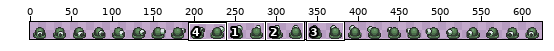
Two versions of one sprite sheet, data/sprites/enemies/beamos.png. Above: a wide view before the commit, with the close-up outlined.
Close-up. First the earlier version:
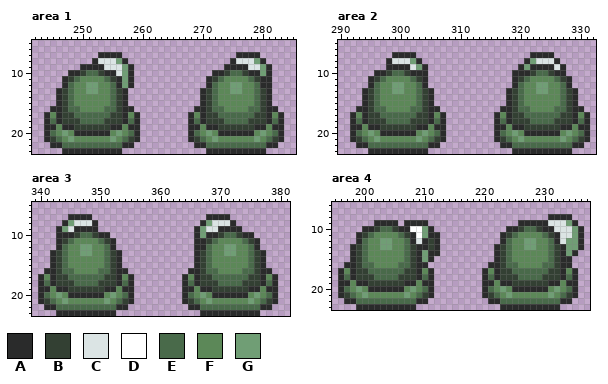
The file is 624x24 pixels. Shown: area 1: x 242..285, y 5..23; area 2: x 290..332, y 5..23; area 3: x 339..381, y 5..23; area 4: x 195..237, y 6..23. The wide view leaves out empty margins. The commit also changed other parts of the picture, which this record leaves out.
Palette (. is transparent): A #2a2b2b  B #334033  C #dbe4e4  D #ffffff  E #496a4a  F #5c8858  G #709e75
After:
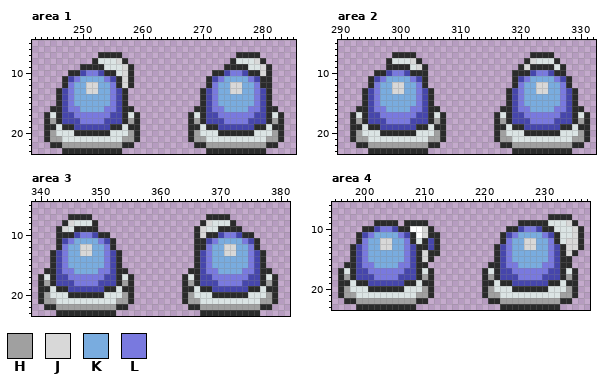
Colours new in this view: H #a0a0a0  J #d8d8d8  K #79acdf  L #7979df
From old to new:
colour B: #334033 -> #4646ac
Area 1:
y 8: x 256 G -> J; x 279 G -> J
y 9: x 257 G -> J; x 280 G -> J
y 10: x 251..252 EE -> LL; x 257 G -> J; x 275..276 EE -> LL; x 280 G -> J
y 11: x 249..254 EFFFFE -> LKKKKL; x 257 G -> J; x 273..278 EFFFFE -> LKKKKL
y 12: x 248..255 EFFGGFFE -> LKKJJKKL; x 257 G -> J; x 272..279 EFFGGFFE -> LKKJJKKL
y 13: x 248..255 EFFGGFFE -> LKKJJKKL; x 272..279 EFFGGFFE -> LKKJJKKL
y 14..15: x 248..255 EFFFFFFE -> LKKKKKKL; x 272..279 EFFFFFFE -> LKKKKKKL
y 16: x 248..255 EEFFFFEE -> LLKKKKLL; x 272..279 EEFFFFEE -> LLKKKKLL
y 17: x 245 F -> C; x 249..254 EEEEEE -> LLLLLL; x 258 F -> C; x 269 F -> C; x 273..278 EEEEEE -> LLLLLL; x 282 F -> C
y 18: x 245 E -> H; x 250..253 EEEE -> LLLL; x 258 E -> H; x 269 E -> H; x 274..277 EEEE -> LLLL; x 282 E -> H
y 19: x 246 F -> C; x 257 F -> C; x 270 F -> C; x 281 F -> C
y 20: x 245..248 EFGF -> HCCC; x 255..258 FGFE -> CCCH; x 269..272 EFGF -> HCCC; x 279..282 FGFE -> CCCH
y 21: x 245..258 BEFGFFFFFFGFEB -> HHCCCCCCCCCCHH; x 269..282 BEFGFFFFFFGFEB -> HHCCCCCCCCCCHH
y 22: x 247..256 EEEEEEEEEE -> HHHHHHHHHH; x 271..280 EEEEEEEEEE -> HHHHHHHHHH
Area 2:
y 8: x 302 G -> J; x 322 G -> J
y 9: x 303 G -> J; x 321 G -> J
y 10: x 299..300 EE -> LL; x 323..324 EE -> LL
y 11: x 297..302 EFFFFE -> LKKKKL; x 321..326 EFFFFE -> LKKKKL
y 12..13: x 296..303 EFFGGFFE -> LKKJJKKL; x 320..327 EFFGGFFE -> LKKJJKKL
y 14..15: x 296..303 EFFFFFFE -> LKKKKKKL; x 320..327 EFFFFFFE -> LKKKKKKL
y 16: x 296..303 EEFFFFEE -> LLKKKKLL; x 320..327 EEFFFFEE -> LLKKKKLL
y 17: x 293 F -> C; x 297..302 EEEEEE -> LLLLLL; x 306 F -> C; x 317 F -> C; x 321..326 EEEEEE -> LLLLLL; x 330 F -> C
y 18: x 293 E -> H; x 298..301 EEEE -> LLLL; x 306 E -> H; x 317 E -> H; x 322..325 EEEE -> LLLL; x 330 E -> H
y 19: x 294 F -> C; x 305 F -> C; x 318 F -> C; x 329 F -> C
y 20: x 293..296 EFGF -> HCCC; x 303..306 FGFE -> CCCH; x 317..320 EFGF -> HCCC; x 327..330 FGFE -> CCCH
y 21: x 293..306 BEFGFFFFFFGFEB -> HHCCCCCCCCCCHH; x 317..330 BEFGFFFFFFGFEB -> HHCCCCCCCCCCHH
y 22: x 295..304 EEEEEEEEEE -> HHHHHHHHHH; x 319..328 EEEEEEEEEE -> HHHHHHHHHH
Area 3:
y 8: x 345 G -> J; x 368 G -> J
y 9: x 344 G -> J; x 367 G -> J
y 10: x 347..348 EE -> LL; x 367 G -> J; x 371..372 EE -> LL
y 11: x 345..350 EFFFFE -> LKKKKL; x 369..374 EFFFFE -> LKKKKL
y 12..13: x 344..351 EFFGGFFE -> LKKJJKKL; x 368..375 EFFGGFFE -> LKKJJKKL
y 14..15: x 344..351 EFFFFFFE -> LKKKKKKL; x 368..375 EFFFFFFE -> LKKKKKKL
y 16: x 344..351 EEFFFFEE -> LLKKKKLL; x 368..375 EEFFFFEE -> LLKKKKLL
y 17: x 341 F -> C; x 345..350 EEEEEE -> LLLLLL; x 354 F -> C; x 365 F -> C; x 369..374 EEEEEE -> LLLLLL; x 378 F -> C
y 18: x 341 E -> H; x 346..349 EEEE -> LLLL; x 354 E -> H; x 365 E -> H; x 370..373 EEEE -> LLLL; x 378 E -> H
y 19: x 342 F -> C; x 353 F -> C; x 366 F -> C; x 377 F -> C
y 20: x 341..344 EFGF -> HCCC; x 351..354 FGFE -> CCCH; x 365..368 EFGF -> HCCC; x 375..378 FGFE -> CCCH
y 21: x 341..354 BEFGFFFFFFGFEB -> HHCCCCCCCCCCHH; x 365..378 BEFGFFFFFFGFEB -> HHCCCCCCCCCCHH
y 22: x 343..352 EEEEEEEEEE -> HHHHHHHHHH; x 367..376 EEEEEEEEEE -> HHHHHHHHHH
Area 4:
y 9: x 234 G -> J
y 10: x 203..204 EE -> LL; x 210 G -> J; x 227..228 EE -> LL; x 235 G -> J
y 11: x 201..206 EFFFFE -> LKKKKL; x 210 G -> J; x 225..230 EFFFFE -> LKKKKL; x 235 G -> J
y 12..13: x 200..207 EFFGGFFE -> LKKJJKKL; x 224..231 EFFGGFFE -> LKKJJKKL; x 234..235 GG -> JJ
y 14: x 200..207 EFFFFFFE -> LKKKKKKL; x 210 G -> J; x 224..231 EFFFFFFE -> LKKKKKKL; x 234 G -> J
y 15: x 200..207 EFFFFFFE -> LKKKKKKL; x 210 G -> J; x 224..231 EFFFFFFE -> LKKKKKKL
y 16: x 200..207 EEFFFFEE -> LLKKKKLL; x 224..231 EEFFFFEE -> LLKKKKLL
y 17: x 197 F -> C; x 201..206 EEEEEE -> LLLLLL; x 210 F -> C; x 221 F -> C; x 225..230 EEEEEE -> LLLLLL; x 234 F -> C
y 18: x 197 E -> H; x 202..205 EEEE -> LLLL; x 210 E -> H; x 221 E -> H; x 226..229 EEEE -> LLLL; x 234 E -> H
y 19: x 198 F -> C; x 209 F -> C; x 222 F -> C; x 233 F -> C
y 20: x 197..200 EFGF -> HCCC; x 207..210 FGFE -> CCCH; x 221..224 EFGF -> HCCC; x 231..234 FGFE -> CCCH
y 21: x 197..210 BEFGFFFFFFGFEB -> HHCCCCCCCCCCHH; x 221..234 BEFGFFFFFFGFEB -> HHCCCCCCCCCCHH
y 22: x 199..208 EEEEEEEEEE -> HHHHHHHHHH; x 223..232 EEEEEEEEEE -> HHHHHHHHHH
Boxes around the changes in both close-ups, in picture pixels (x1, y1, x2, y2):
changed: (50, 58, 134, 148)
changed: (194, 58, 278, 148)
changed: (356, 58, 440, 148)
changed: (500, 58, 584, 148)
changed: (44, 220, 128, 310)
changed: (188, 220, 272, 310)
changed: (488, 220, 578, 304)
changed: (344, 226, 434, 304)
